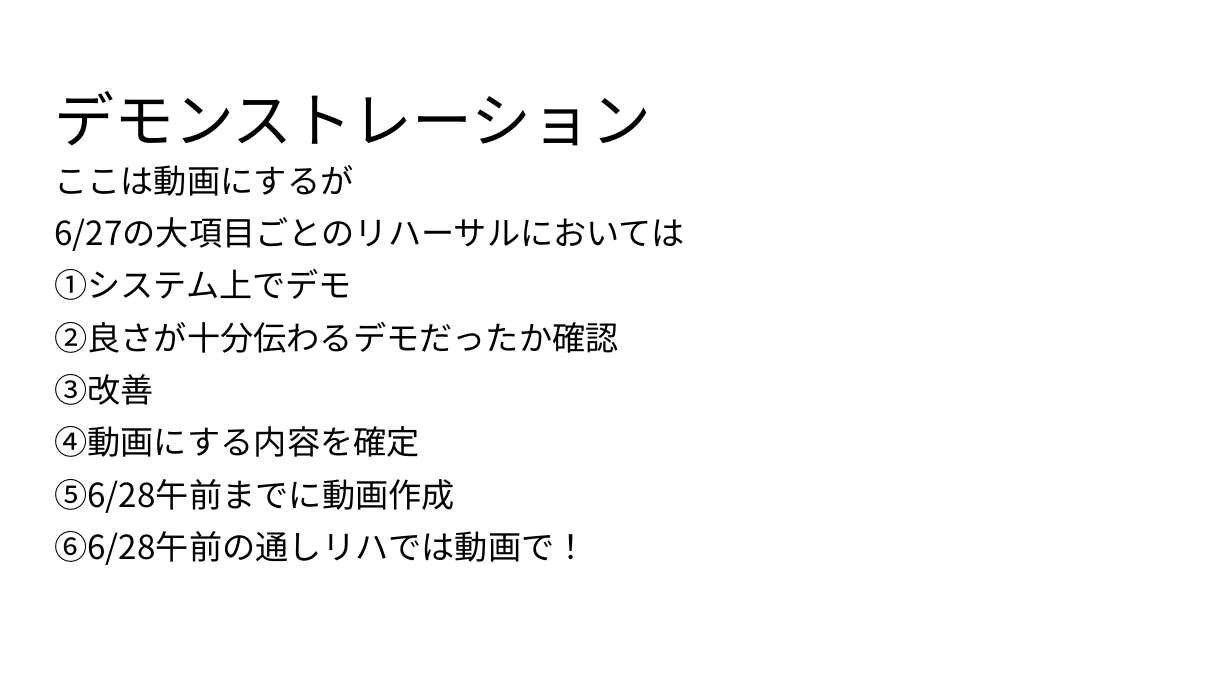
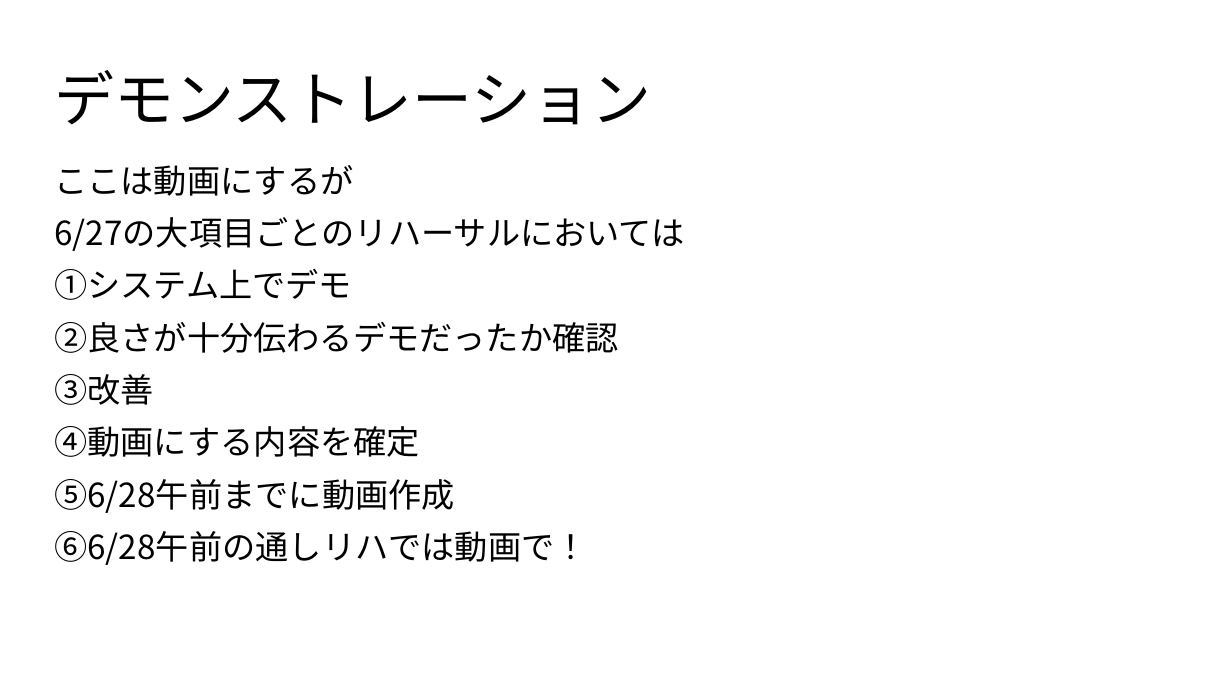
Before and after one commit to dojo2022/C-4, a slide deck: slide 6 of C-4_配布資料/C４_発表スライド.pptx. Drawn at 1232x693 pixels with LibreOffice and Linux fonts; fonts in the diff are those of the drawing. Boxes give left, top, right and bottom in pixels: in the first picture for what was removed or moved away, otherwise in the second. Text is boxed around its words. In the diff, an @@ line names an element or a change of style, - is before the commit and + after.

```diff
--- a/C-4_配布資料/C４_発表スライド.pptx
+++ b/C-4_配布資料/C４_発表スライド.pptx
@@ title "デモンストレーション": place and size @@
-title "デモンストレーション" at <box>54,91,651,146</box>
+title "デモンストレーション" at <box>54,70,651,125</box>
```
Also in this commit, not shown: 18 other slides changed.
